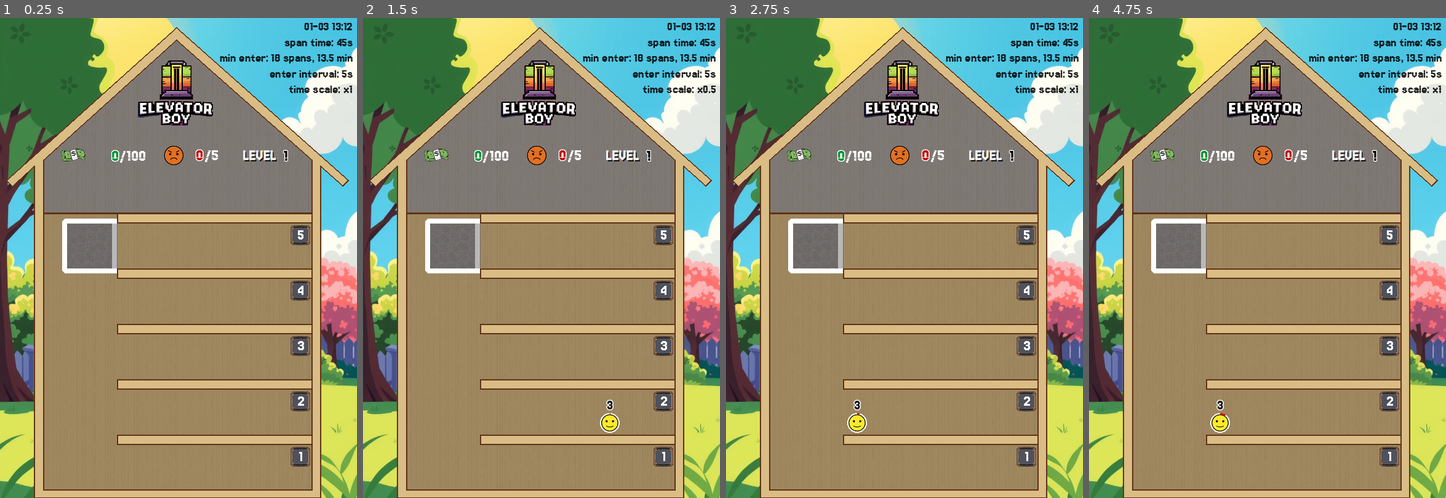
Above: before the commit, frames 1-4 (left to right).
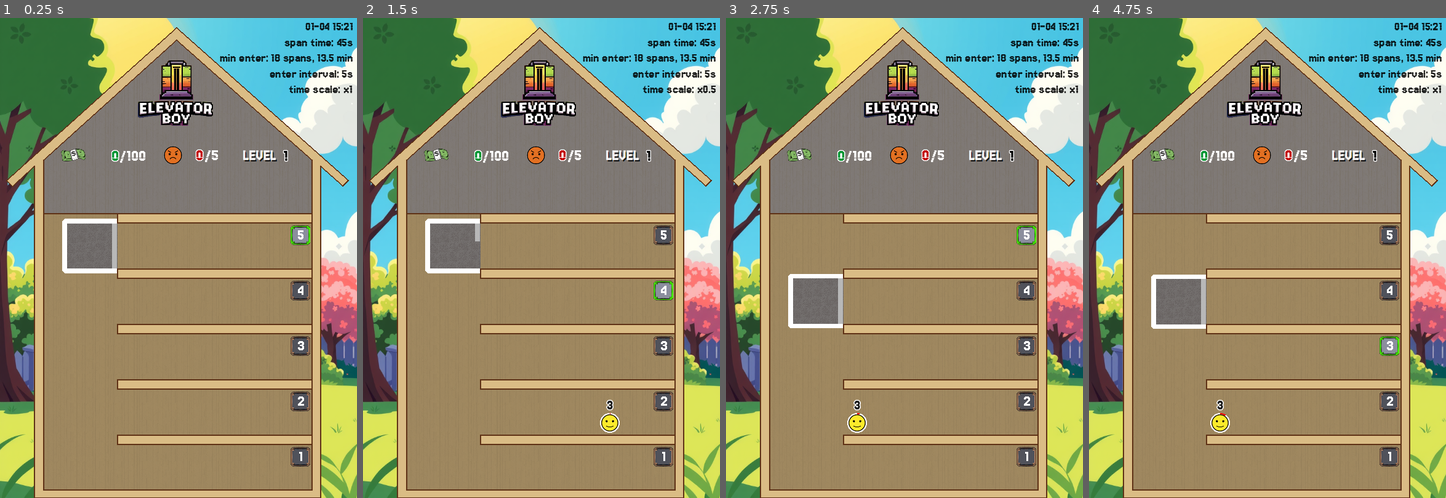
Above: after the commit, the same moments.

Repository: gilad905/elevator-boy
Game: Godot game, scene res://scenes/main.tscn
The game is run twice, just before and just after one commit, with the same random seed, the same clock (stepped at 60 frames per second) and the same inputs.
Inputs:
- Up to frame 1 (0.25 s): no input
- Up to frame 2 (1.5 s): tap Enter at 0.5 s; hold Up (elevator_move_up) 0.53-1.28 s; tap Space (door_toggle) at 0.6 s; hold Down (elevator_move_down) from 1.28 s (still down); tap A (time_scale_decrease) at 1.35 s
- Up to frame 3 (2.75 s): release Down (elevator_move_down) at 2.03 s; hold Up (elevator_move_up) from 2.03 s (still down); hold Q (time_scale_increase) from 2.03 s (still down)
- Up to frame 4 (4.75 s): release Q (time_scale_increase) at 2.78 s; tap Space (door_toggle) at 2.85 s; release Up (elevator_move_up) at 3.53 s; hold A (time_scale_decrease) 3.53-4.28 s; hold Down (elevator_move_down) from 3.53 s (still down); tap Q (time_scale_increase) at 4.35 s

The runs differ from the first frame. In frame 1, 0.5% of the frame differs, in the area x 12-99%, y 1-48%; in frame 2, 0.6%; in frame 3, 4.0%, in the area x 12-99%, y 1-65%; in frame 4, 4.0%.
Error before the commit: Parse Error: Identifier "is_moving" not declared in the current scope. (res://scripts/elevator.gd:97)

Commit message:
elevator _process mover w/o ease to floor; tweaks

Diff:
--- a/scenes/main.tscn
+++ b/scenes/main.tscn
@@ -10,6 +10,7 @@
 [ext_resource type="Script" path="res://scripts/elevator.gd" id="4_iffau"]
 [ext_resource type="Texture2D" uid="uid://b4e56rixu0o0y" path="res://assets/patterns/attic.png" id="4_q54io"]
 [ext_resource type="PackedScene" uid="uid://cx6ocur83tfii" path="res://scenes/framed_polygon.tscn" id="7_ccv1v"]
+[ext_resource type="Script" path="res://scripts/elevator_mover.gd" id="7_jwpgg"]
 [ext_resource type="Script" path="res://scripts/hud.gd" id="9_oiqtx"]
 [ext_resource type="Texture2D" uid="uid://bwy8vnk6nn1fb" path="res://assets/dollars.png" id="10_sj0jc"]
 [ext_resource type="Texture2D" uid="uid://s3d8mxmwaxio" path="res://assets/level.png" id="11_pd4if"]
@@ -18,20 +19,6 @@
 [ext_resource type="Texture2D" uid="uid://d3nwxoaqa8m7h" path="res://assets/emojis/angry_3.png" id="14_3f3du"]
 [ext_resource type="PackedScene" uid="uid://dvwnl8ut4fgso" path="res://scenes/debug_label.tscn" id="14_p4ui5"]
 
-[sub_resource type="GDScript" id="GDScript_m30by"]
-script/source = "extends Node
-
-
-# Called when the node enters the scene tree for the first time.
-func _ready() -> void:
-	pass # Replace with function body.
-
-
-# Called every frame. 'delta' is the elapsed time since the previous frame.
-func _process(delta: float) -> void:
-	pass
-"
-
 [sub_resource type="StyleBoxFlat" id="StyleBoxFlat_yhpa0"]
 bg_color = Color(3.51354e-06, 0.615785, 0.488622, 1)
 
@@ -60,7 +47,7 @@
 color = Color(0.474345, 0.625949, 1, 0.552941)
 texture = ExtResource("4_q54io")
 texture_scale = Vector2(5.3, 5.3)
-polygon = PackedVector2Array(68, 219, 284, 24, 504, 219, 504, 305, 68, 305)
+polygon = PackedVector2Array(68, 219, 284, 24, 504, 219, 504, 306, 68, 306)
 
 [node name="Wall" parent="Background" instance=ExtResource("7_ccv1v")]
 texture_filter = 1
@@ -82,7 +69,7 @@
 script = ExtResource("4_iffau")
 
 [node name="Mover" type="Node" parent="Elevator"]
-script = SubResource("GDScript_m30by")
+script = ExtResource("7_jwpgg")
 
 [node name="Wallpaper" type="Polygon2D" parent="Elevator"]
 modulate = Color(0.489622, 0.489622, 0.489622, 1)
@@ -172,7 +159,7 @@
 theme_override_constants/shadow_offset_x = 0
 theme_override_constants/shadow_offset_y = 0
 theme_override_constants/outline_size = 5
-text = "200"
+text = "100"
 horizontal_alignment = 2
 
 [node name="Total" type="Label" parent="HUD/Money"]
@@ -181,14 +168,14 @@
 offset_right = 141.0
 offset_bottom = 30.0
 theme = ExtResource("13_mf7yv")
-text = "/200"
+text = "/100"
 
 [node name="Angries" type="Node2D" parent="HUD"]
 position = Vector2(153, -3)
 
 [node name="Icon" type="Sprite2D" parent="HUD/Angries"]
-position = Vector2(8, 0)
-scale = Vector2(0.38, 0.38)
+position = Vector2(8, 1)
+scale = Vector2(0.35, 0.35)
 texture = ExtResource("14_3f3du")
 centered = false
 
@@ -203,7 +190,7 @@
 theme_override_constants/shadow_offset_x = 0
 theme_override_constants/shadow_offset_y = 0
 theme_override_constants/outline_size = 5
-text = "10"
+text = "5"
 horizontal_alignment = 2
 
 [node name="Total" type="Label" parent="HUD/Angries"]
@@ -211,7 +198,7 @@
 offset_right = 133.5
 offset_bottom = 34.5
 theme = ExtResource("13_mf7yv")
-text = "/10"
+text = "/5"
 
 [node name="Level" type="Node2D" parent="HUD"]
 position = Vector2(290, 14)
@@ -280,7 +267,7 @@
 
 [node name="Version" parent="Debug" instance=ExtResource("14_p4ui5")]
 layout_mode = 2
-text = "{version:01-03 13:12}"
+text = "{version:01-04 15:21}"
 
 [node name="General" parent="Debug" instance=ExtResource("14_p4ui5")]
 layout_mode = 2
--- a/scripts/elevator-mover.gd
+++ /dev/null
@@ -1,32 +0,0 @@
-extends Node
-
-var current_y: float:
-	get: return elevator.position.y
-# var current_floor_num: int:
-# 	get: return get_parent().current_floor_num
-var half_floor: int
-var tween: Tween
-
-func _ready() -> void:
-	var floor_1 = Nodes.floors.get_floor(1)
-	var floor_2 = Nodes.floors.get_floor(2)
-	half_floor = (floor_1.position.y - floor_2.position.y) / 2
-
-func move_to(floor_num: int) -> void:
-	if (tween):
-		await tween.finished
-
-	var _floor = Nodes.floors.get_floor(floor_num)
-	var target_y = _floor.position.y
-	var delta = current_y - target_y
-	var direction = delta / abs(delta)
-	var target_y = position.y + floor_delta * floor_height
-	var duration = abs(floor_delta) * Global.half_floor_duration_sec
-
-	tween = create_tween()
-	tween.set_trans(Tween.TRANS_SINE)
-	tween.tween_property(self, "position:y", target_y, duration)
-	await tween.finished
-
-	acceleration = 1 if target_y > current_y else -1
-	await reached_floor
--- a/scripts/elevator.gd
+++ b/scripts/elevator.gd
@@ -1,6 +1,7 @@
 extends Room
 
-var current_floor_num: int
+const MOVING: int = -1
+var current_floor_num: int = MOVING
 var persons_offset: Vector2
 var inner_size: Vector2
 
@@ -17,21 +18,19 @@
 		$Door.toggle_state()
 		return
 
-	assert(is_floor_in_bounds(floor_num), "floor out of bounds")
-
 	Nodes.floors.set_floor_pressed(floor_num)
 	if $Door.current_state != $Door.State.closed:
 		$Door.set_state($Door.State.closing)
 		await $Door.has_closed
 
+	current_floor_num = MOVING
 	await $Mover.move_to(floor_num)
-
+	current_floor_num = floor_num
 	$Door.set_state($Door.State.opening)
-	current_floor_num = floor_num
 
 func move_one_floor(go_up: bool) -> void:
 	var target_floor: int = current_floor_num + (1 if go_up else -1)
-	if is_floor_in_bounds(target_floor):
+	if Nodes.floors.floor_exists(target_floor):
 		go_to_floor(target_floor)
 
 func get_person_position(i: int) -> Vector2:
@@ -72,9 +71,6 @@
 	if money_shift != 0:
 		Nodes.hud.increment_money(money_shift)
 
-func is_floor_in_bounds(floor_num: int) -> bool:
-	return floor_num >= 1 and floor_num <= Global.floor_count
-
 func show_happy_result(money: int) -> void:
 	$HappyResult/Amount.text = "x" + str(money)
 	$HappyResult.show()
@@ -94,5 +90,5 @@
 	super(person)
 
 func _on_door_toggle_pressed() -> void:
-	if not is_moving:
+	if current_floor_num != MOVING:
 		$Door.toggle_state()
--- /dev/null
+++ b/scripts/elevator_mover.gd
@@ -0,0 +1,46 @@
+extends Node
+
+const NOT_MOVING: int = -1
+var target_floor_num: int = NOT_MOVING
+var target_y: float = NOT_MOVING
+var acceleration: int = 0
+var speed: float = 0.0
+var max_speed: int = Global.elevator_max_speed
+var offset_to_floor: int
+var current_y: float:
+	get:
+		return get_parent().position.y
+	set(value):
+		get_parent().position.y = value
+
+signal reached_floor
+
+func _ready() -> void:
+	var current_floor_num = Global.floor_count
+	var current_floor = Nodes.floors.get_floor(current_floor_num)
+	offset_to_floor = current_y - current_floor.position.y
+
+func _process(delta: float) -> void:
+	if acceleration != 0:
+		if abs(target_y - current_y) <= 10:
+			current_y = target_y
+			target_floor_num = NOT_MOVING
+			target_y = NOT_MOVING
+			acceleration = 0
+			speed = 0
+			reached_floor.emit()
+		else:
+			speed += acceleration
+			speed = clamp(speed, -max_speed, max_speed)
+			var position_delta = speed * delta
+			current_y += position_delta
+
+func move_to(floor_num: int) -> void:
+	if floor_num != target_floor_num:
+		target_floor_num = floor_num
+		var _floor = Nodes.floors.get_floor(floor_num)
+		target_y = _floor.position.y + offset_to_floor
+		acceleration = 1 if target_y > current_y else -1
+		acceleration *= Global.elevator_acceleration
+		print("current_y %s, target_y %s, acceleration %s" % [current_y, target_y, acceleration])
+	await reached_floor
--- a/scripts/floors.gd
+++ b/scripts/floors.gd
@@ -7,3 +7,6 @@
 	for _floor in get_children():
 		_floor.set_pressed(false)
 	get_floor(floor_num).set_pressed(true)
+
+func floor_exists(floor_num: int) -> bool:
+	return floor_num >= 1 and floor_num <= Global.floor_count
--- a/scripts/globals/global.gd
+++ b/scripts/globals/global.gd
@@ -9,7 +9,8 @@
 @export var angry_money_loss: int = 10
 @export var money_by_happy_count: Array[int] = [0, 1, 5, 10, 20]
 
-@export var half_floor_duration_sec: float = 0.4
+@export var elevator_acceleration: int = 5
+@export var elevator_max_speed: int = 200
 @export var door_speed: int = 3
 
 @export var win_on_amount: int = 100
@@ -28,7 +29,8 @@
 var floor_count: int
 
 func _ready() -> void:
-	floor_count = Nodes.floors.get_child_count()
+	if Nodes.floors:
+		floor_count = Nodes.floors.get_child_count()
 
 func _print(msg: String) -> void:
 	var time = Time.get_time_string_from_system()
--- a/scripts/main.gd
+++ b/scripts/main.gd
@@ -86,6 +86,7 @@
 
 func _on_elevator_enter_timer_timeout():
 	var floor_num = $Elevator.current_floor_num
+	assert($Floors.floor_exists(floor_num), "floor %s doesn't exist" % floor_num)
 	var _floor = $Floors.get_floor(floor_num)
 	_floor.enter_elevator_next()
 
